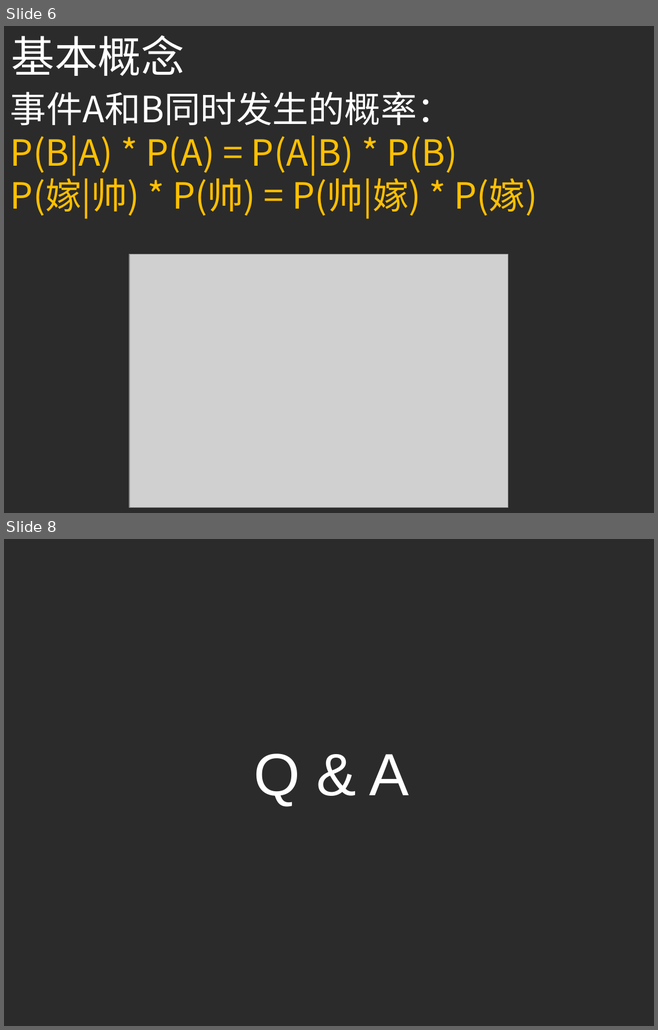
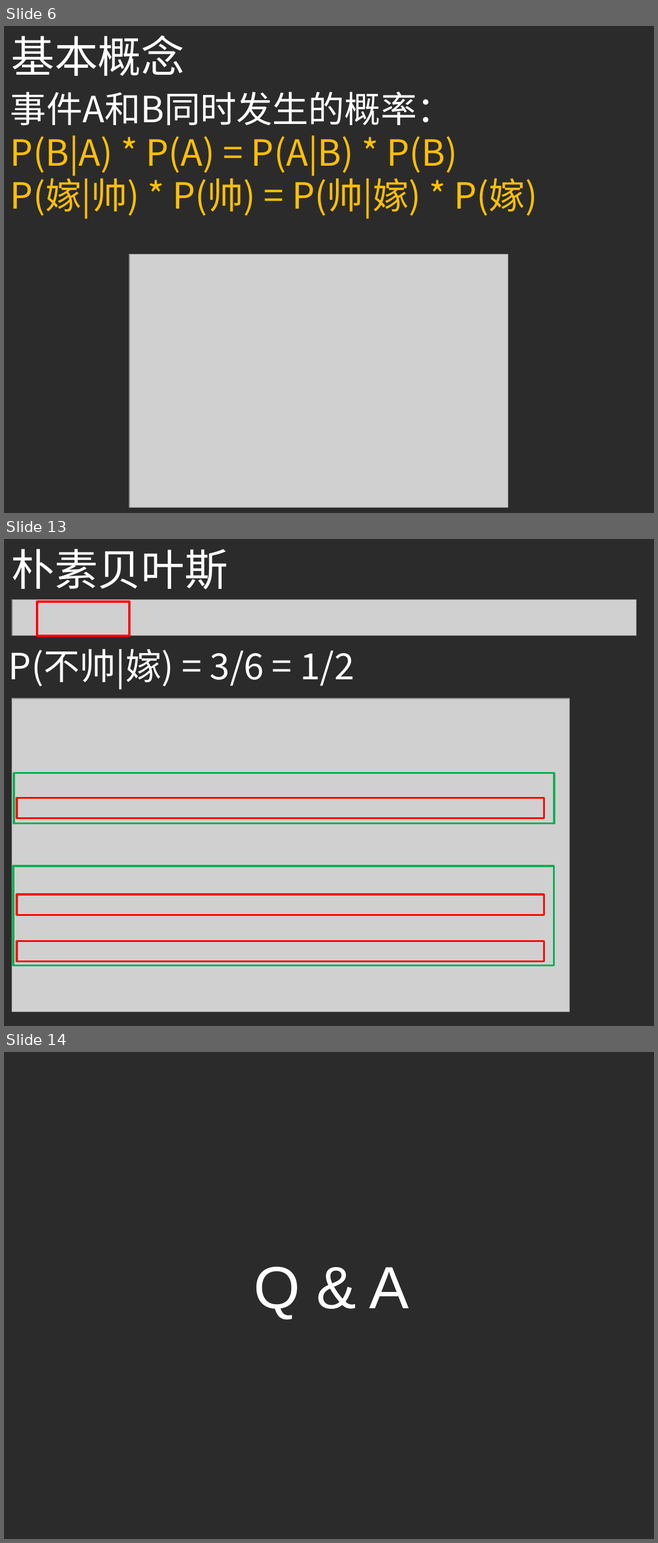
Before and after one commit to ouriris/ml-course, a slide deck: chapter.4/ppt/ML_CH4_Naive_Bayes.pptx. Shown one above the other, each under a label of ours: slides 6 and 8 before the commit, slides 6, 13 and 14 after it; the slides between them are not shown. The pictures are 658x1030 and 658x1543 pixels, drawn with LibreOffice and Linux fonts; fonts in the diff are those of the drawing; grey boxes stand for pictures; background and template pictures are left out; a plain dark background stands for a picture behind light text. Boxes give left, top, right and bottom in pixels: in the first picture for what was removed or moved away, otherwise in the second. Text is boxed around its words. In the diff, an @@ line names an element or a change of style, - is before the commit and + after.

```diff
--- a/chapter.4/ppt/ML_CH4_Naive_Bayes.pptx
+++ b/chapter.4/ppt/ML_CH4_Naive_Bayes.pptx
@@ slide 13 added at (4, 539, 654, 1026), background picture (left out) @@
@@ text added at (12, 549, 228, 589), 48 pt, text #FFFFFF @@
+朴素贝叶斯
@@ picture added at (12, 599, 636, 636) @@
@@ rectangle added at (37, 602, 129, 636), outline #FF0000 2.25 pt @@
@@ text added at (9, 649, 354, 688), 40 pt, text #FFFFFF @@
+P(不帅|嫁) = 3/6 = 1/2
@@ picture added at (12, 698, 569, 1011) @@
@@ rectangle added at (14, 773, 554, 824), outline #00B050 2.25 pt @@
@@ rectangle added at (17, 798, 544, 819), outline #FF0000 2.25 pt @@
@@ rectangle added at (13, 866, 553, 965), outline #00B050 2.25 pt @@
@@ rectangle added at (17, 895, 544, 914), outline #FF0000 2.25 pt @@
@@ rectangle added at (17, 941, 544, 961), outline #FF0000 2.25 pt @@
@@ what was slide 8 is now slide 14 @@
```
Also in this commit, not shown: 1 slide changed, 6 other slides added, 1 slide removed, 1 other file.
